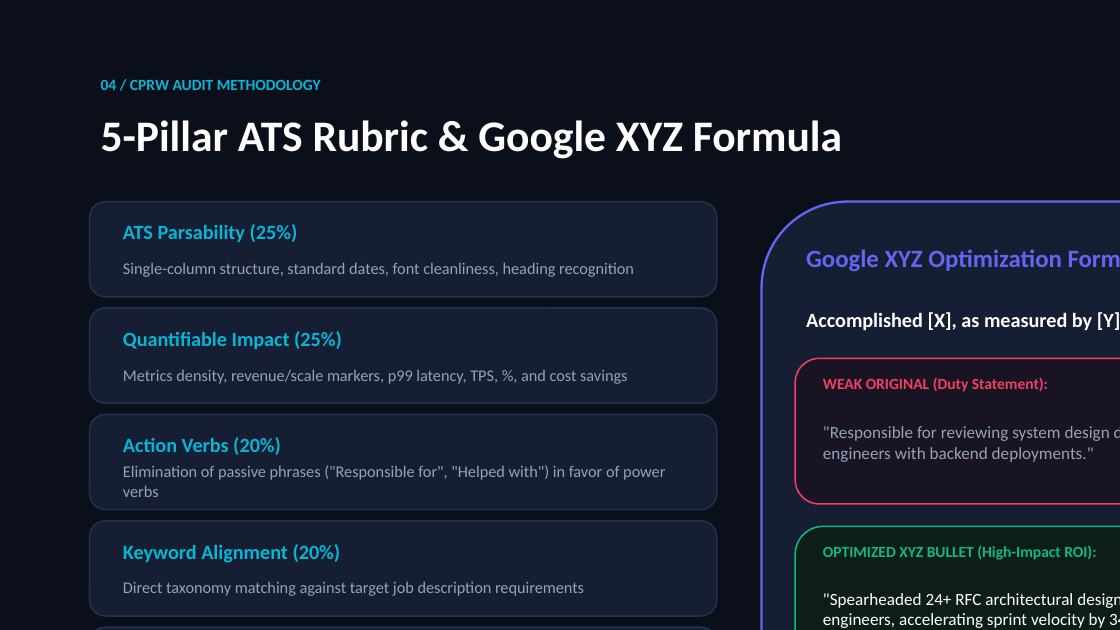
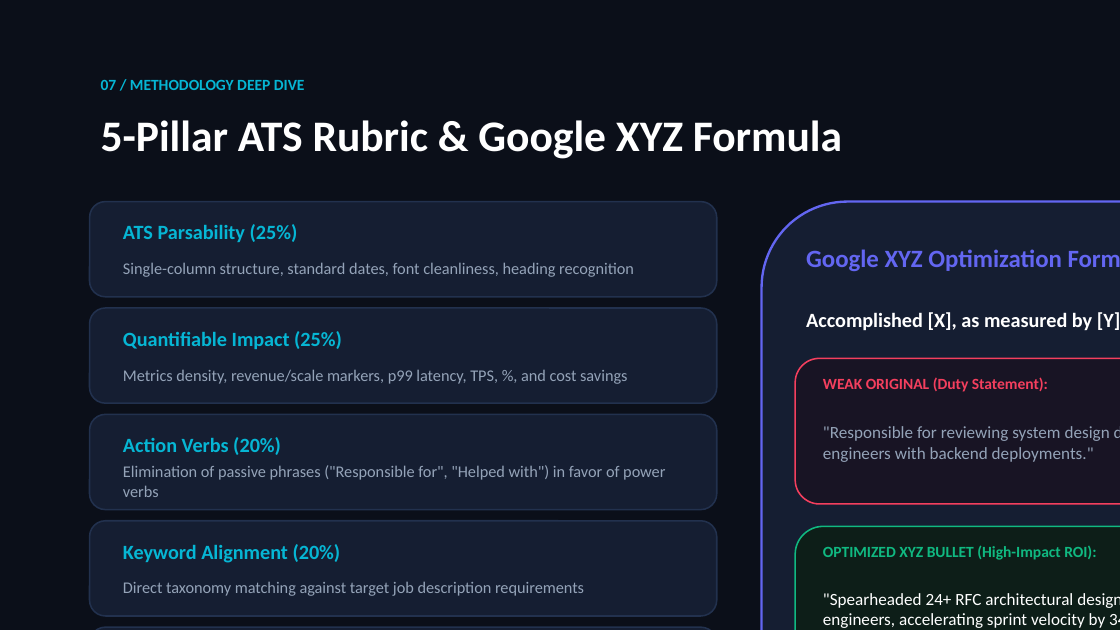
Before and after one commit to shivammk07/java-project, a slide deck: slide 8 of CareerPulse_Presentation.pptx (slide 5 before the commit). Drawn at 1120x630 pixels with LibreOffice and Linux fonts; fonts in the diff are those of the drawing. Boxes give left, top, right and bottom in pixels: in the first picture for what was removed or moved away, otherwise in the second. Text is boxed around its words. In the diff, an @@ line names an element or a change of style, - is before the commit and + after.

```diff
--- a/CareerPulse_Presentation.pptx
+++ b/CareerPulse_Presentation.pptx
@@ text at (101, 80, 305, 90): text changed @@
-04 / CPRW AUDIT METHODOLOGY
+07 / METHODOLOGY DEEP DIVE
```
Also in this commit, not shown: 2 other slides changed, 4 slides added, 2 slides removed, 3 other files.
